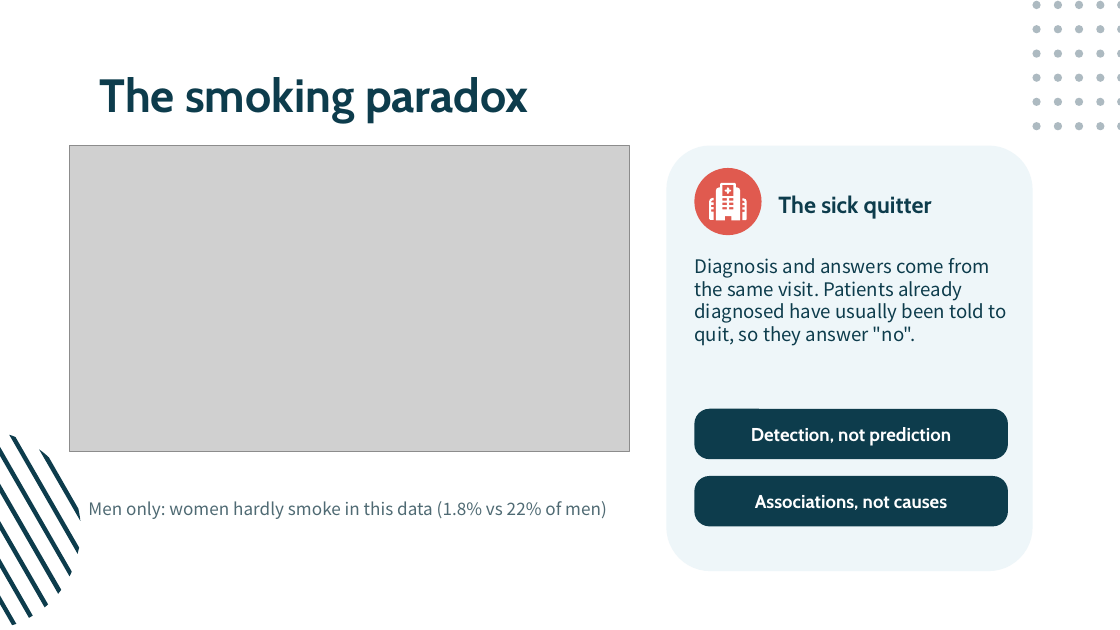
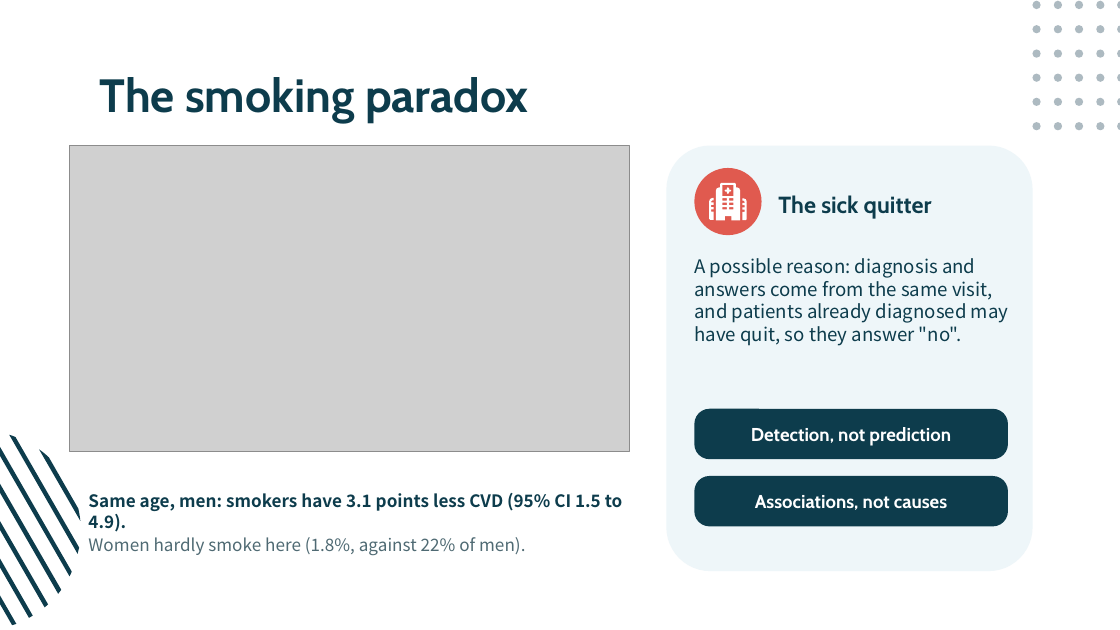
Before and after one commit to hadigghazi/cardio-risk, a slide deck: slide 6 of presentation/Cardio-Risk.pptx. Drawn at 1120x630 pixels with LibreOffice and Linux fonts; fonts in the diff are those of the drawing; grey boxes stand for pictures. Boxes give left, top, right and bottom in pixels: in the first picture for what was removed or moved away, otherwise in the second. Text is boxed around its words. In the diff, an @@ line names an element or a change of style, - is before the commit and + after.

```diff
--- a/presentation/Cardio-Risk.pptx
+++ b/presentation/Cardio-Risk.pptx
@@ text at [694,258,1008,346]: text changed @@
-Diagnosis and answers come from the same visit. Patients already diagnosed have usually been told to quit, so they answer "no".
+A possible reason: diagnosis and answers come from the same visit, and patients already diagnosed may have quit, so they answer "no".
@@ text at [88,493,623,556]: text changed; text colour #4F6A73 to #0D3C4C; bold on @@
-Men only: women hardly smoke in this data (1.8% vs 22% of men)
+Same age, men: smokers have 3.1 points less CVD (95% CI 1.5 to 4.9).
+Women hardly smoke here (1.8%, against 22% of men).
```
Also in this commit, not shown: 12 other slides changed, 12 other files.
